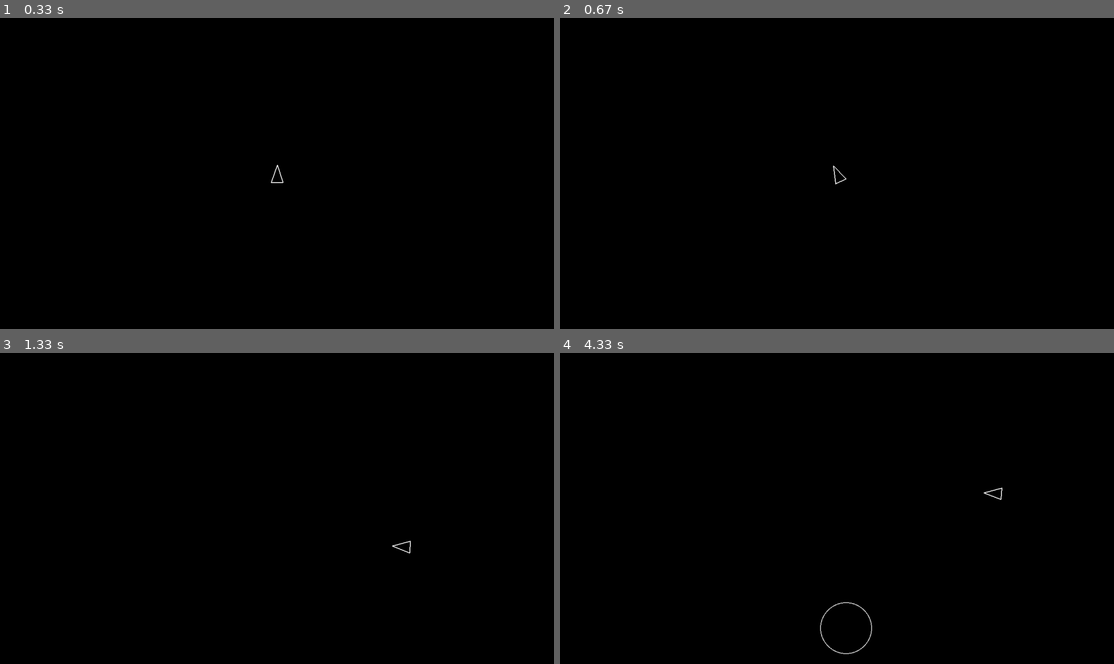
Above: before the commit, frames 1-4 (two rows, left to right).
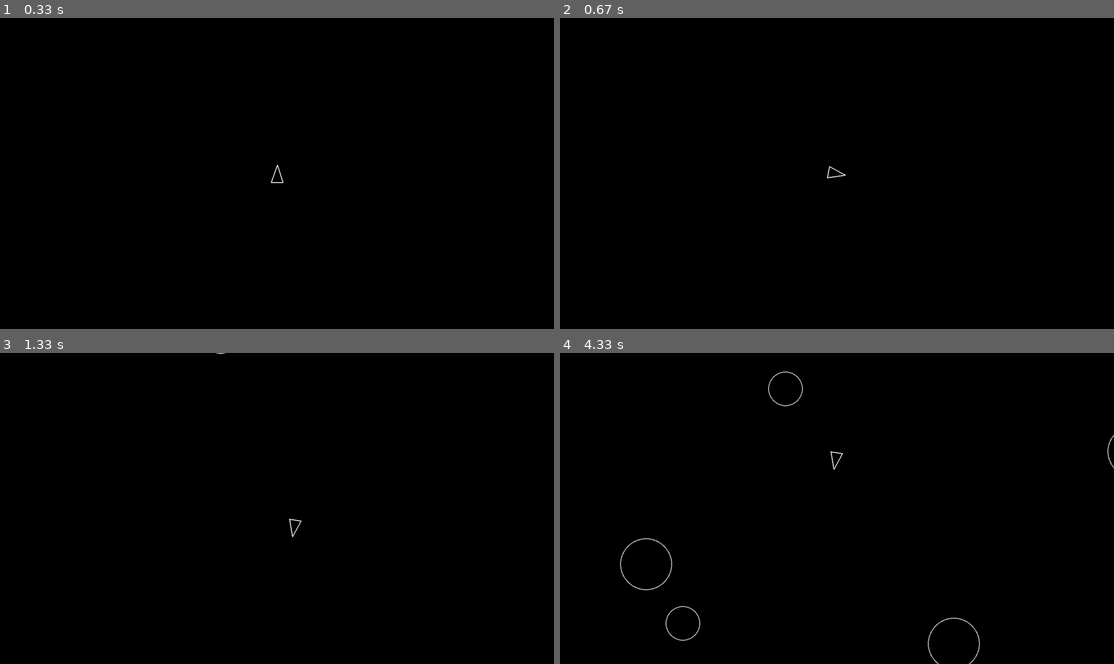
Above: after the commit, the same moments.

Repository: Sanghun1Adam1Park/Asteroids-pygame
Game: pygame game, started from main.py
Two runs of this game, one before a commit and one after it. Both use one fixed random seed, a clock stepped at 60 frames per second and the inputs below.
Inputs:
- Up to frame 1 (0.33 s): no input
- Up to frame 2 (0.67 s): hold Right from 0.33 s (still down)
- Up to frame 3 (1.33 s): release Right at 0.8 s; hold Up 0.83-1.13 s; hold Right from 1.17 s (still down)
- Up to frame 4 (4.33 s): release Right at 1.63 s; hold Left 1.67-2.2 s; hold Down 2.23-2.53 s; hold Left 2.57-2.97 s; hold Up 3-3.37 s; hold Right 3.4-4.03 s; hold Down from 4.07 s (still down)

Frame 1 is identical in both runs. In frame 2, less than 0.1% of the frame differs, in the area x 48-52%, y 47-54%; in frame 3, less than 0.1%; in frame 4, 0.6%, in the area x 10-100%, y 5-100%.

Commit message:
3: fixed refresh rate

Diff:
--- a/constants.py
+++ b/constants.py
@@ -3,8 +3,8 @@
 
 ASTEROID_MIN_RADIUS = 20
 ASTEROID_KINDS = 3
-ASTEROID_SPAWN_RATE = 8  # seconds
+ASTEROID_SPAWN_RATE = 0.8  # seconds
 ASTEROID_MAX_RADIUS = ASTEROID_MIN_RADIUS * ASTEROID_KINDS
 PLAYER_RADIUS = 20
-PLAYER_TURN_SPEED = 1
-PLAYER_SPEED = 1
+PLAYER_TURN_SPEED = 300
+PLAYER_SPEED = 200
--- a/main.py
+++ b/main.py
@@ -34,7 +34,7 @@
             obj.draw(screen)
         pygame.display.flip()
 
-        dt = clock.tick(60) # Sleeps for 1/60 seconds so it only runs 60 times in a sec.
+        dt = clock.tick(60) / 1000 # Sleeps for 1/60 seconds so it only runs 60 times in a sec.
 
 if __name__ == "__main__":
     main()
